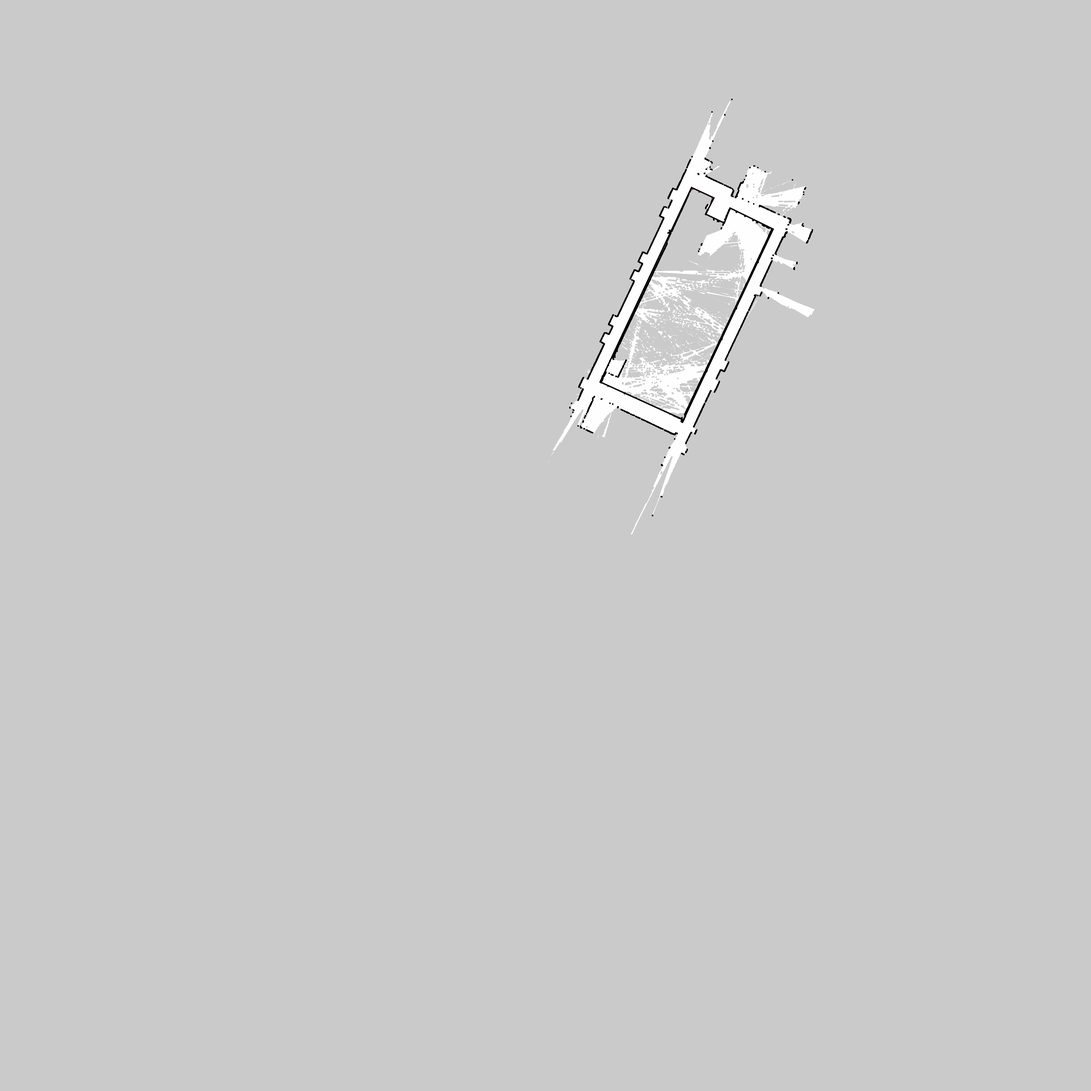
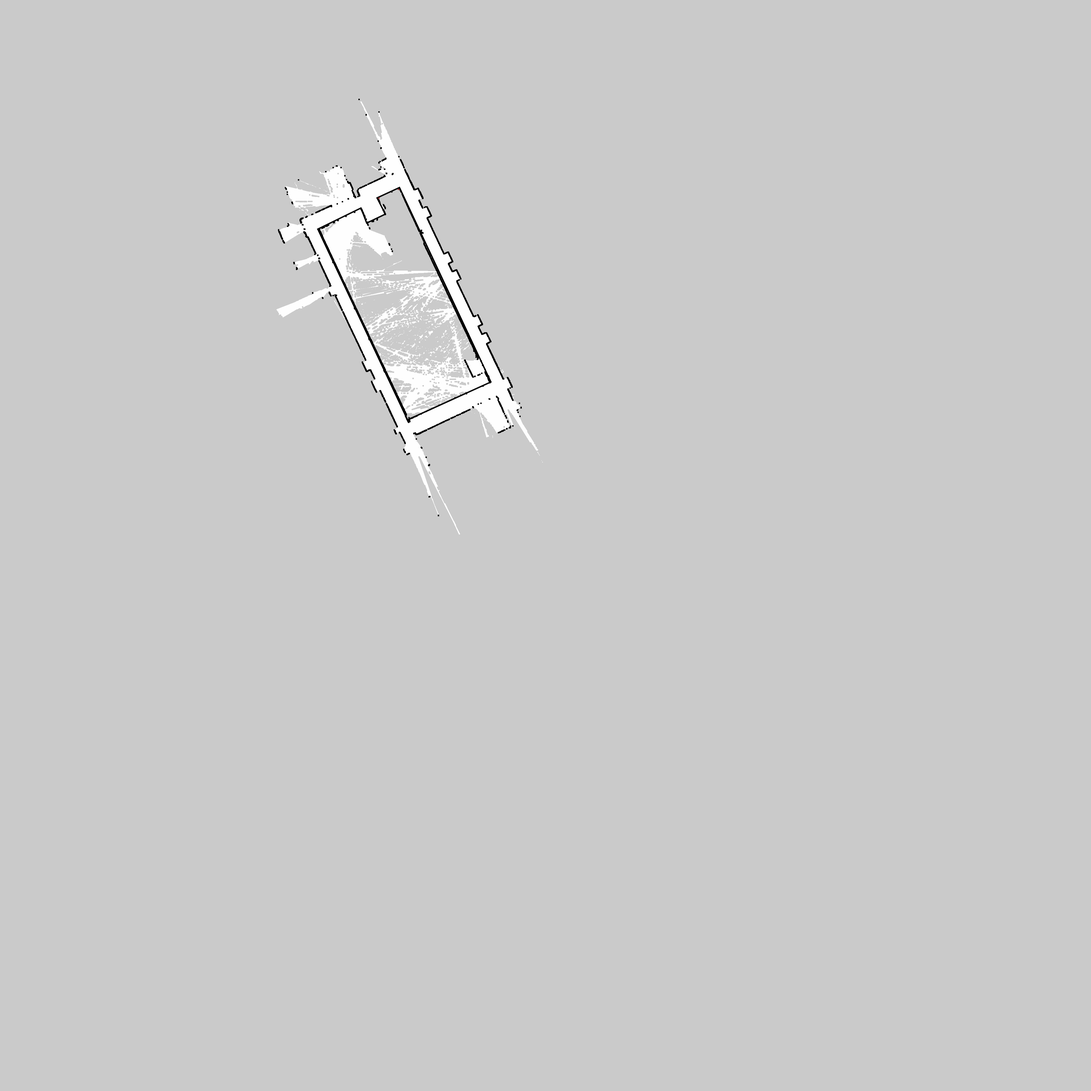
The second 1091px x 1091px image is a revision of the first. Changes to its layers:
painted on "chinokyoten3f.png" over (276, 98, 816, 535)
